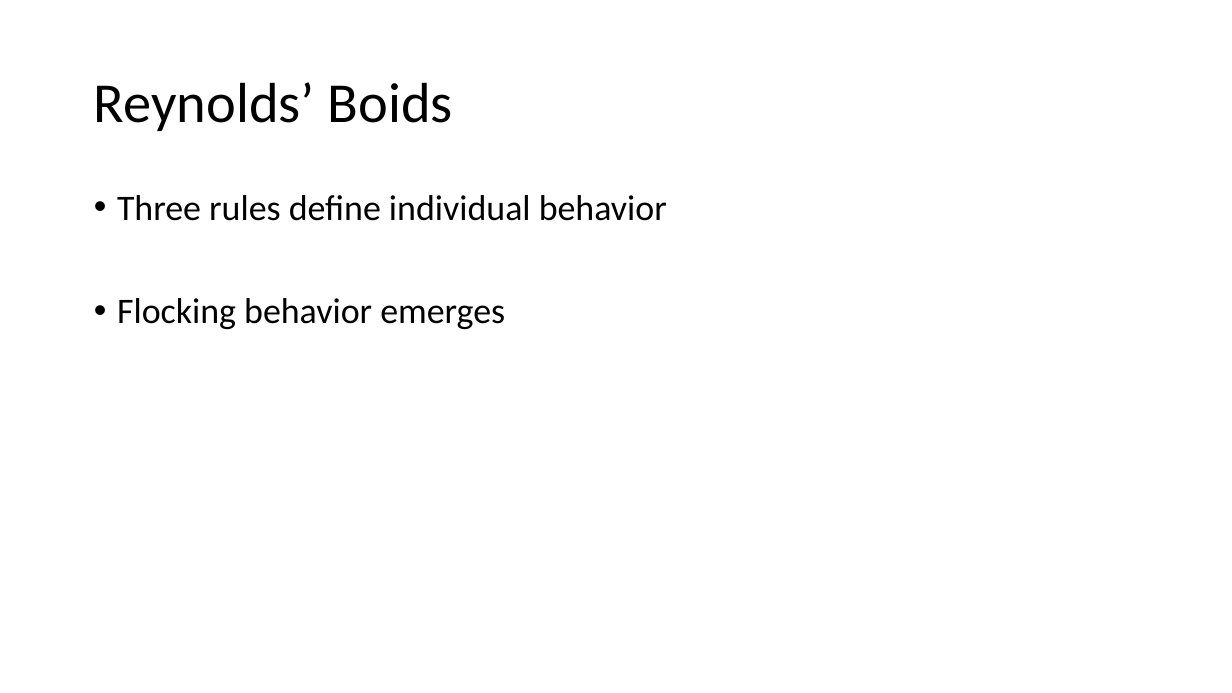
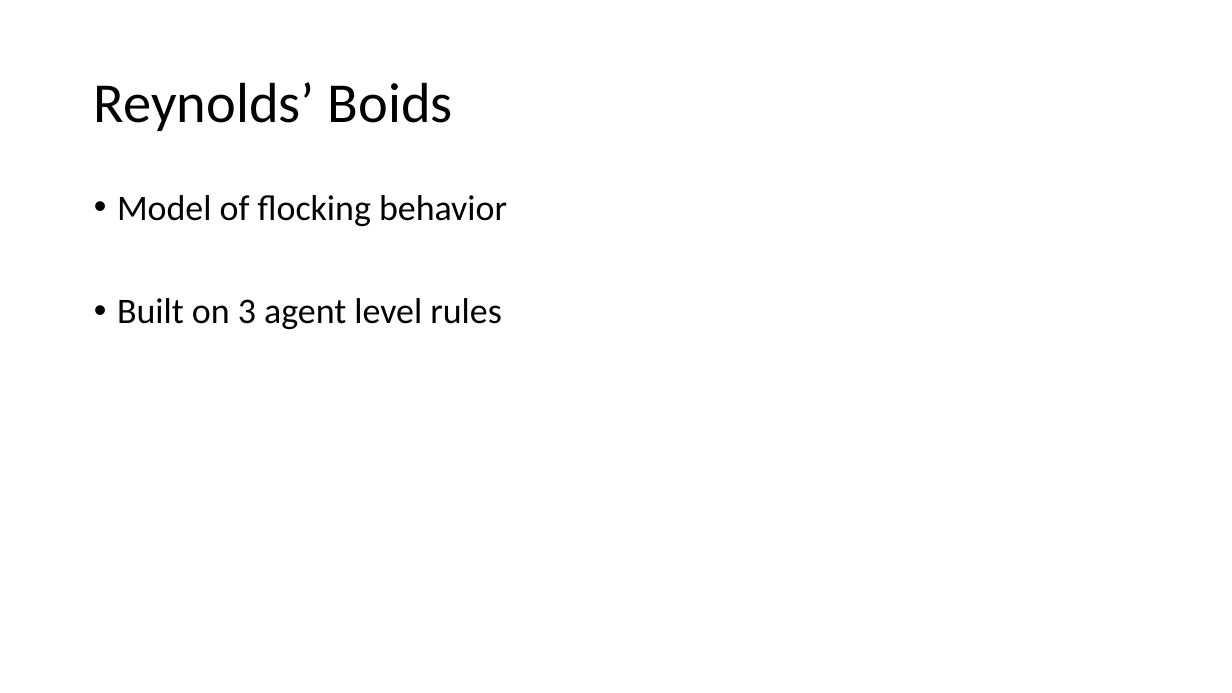
Before and after one commit to BenChurch/Fall2016, a slide deck: slide 14 of CISC879/ChapterPresentation/LectureSlidesCh8.pptx. Drawn at 1232x693 pixels with LibreOffice and Linux fonts; fonts in the diff are those of the drawing. Boxes give left, top, right and bottom in pixels: in the first picture for what was removed or moved away, otherwise in the second. Text is boxed around its words. In the diff, an @@ line names an element or a change of style, - is before the commit and + after.

```diff
--- a/CISC879/ChapterPresentation/LectureSlidesCh8.pptx
+++ b/CISC879/ChapterPresentation/LectureSlidesCh8.pptx
@@ text at box(117, 195, 507, 329): text changed @@
-• Three rules define individual behavior
-• Flocking behavior emerges
+• Model of flocking behavior
+• Built on 3 agent level rules
```
Also in this commit, not shown: 7 other slides changed, 10 other files.
